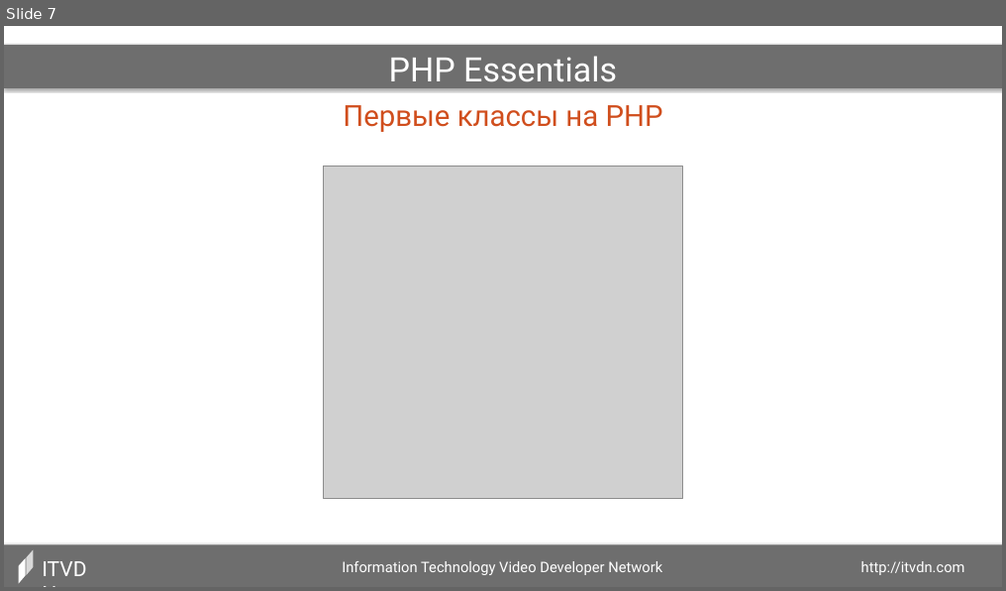
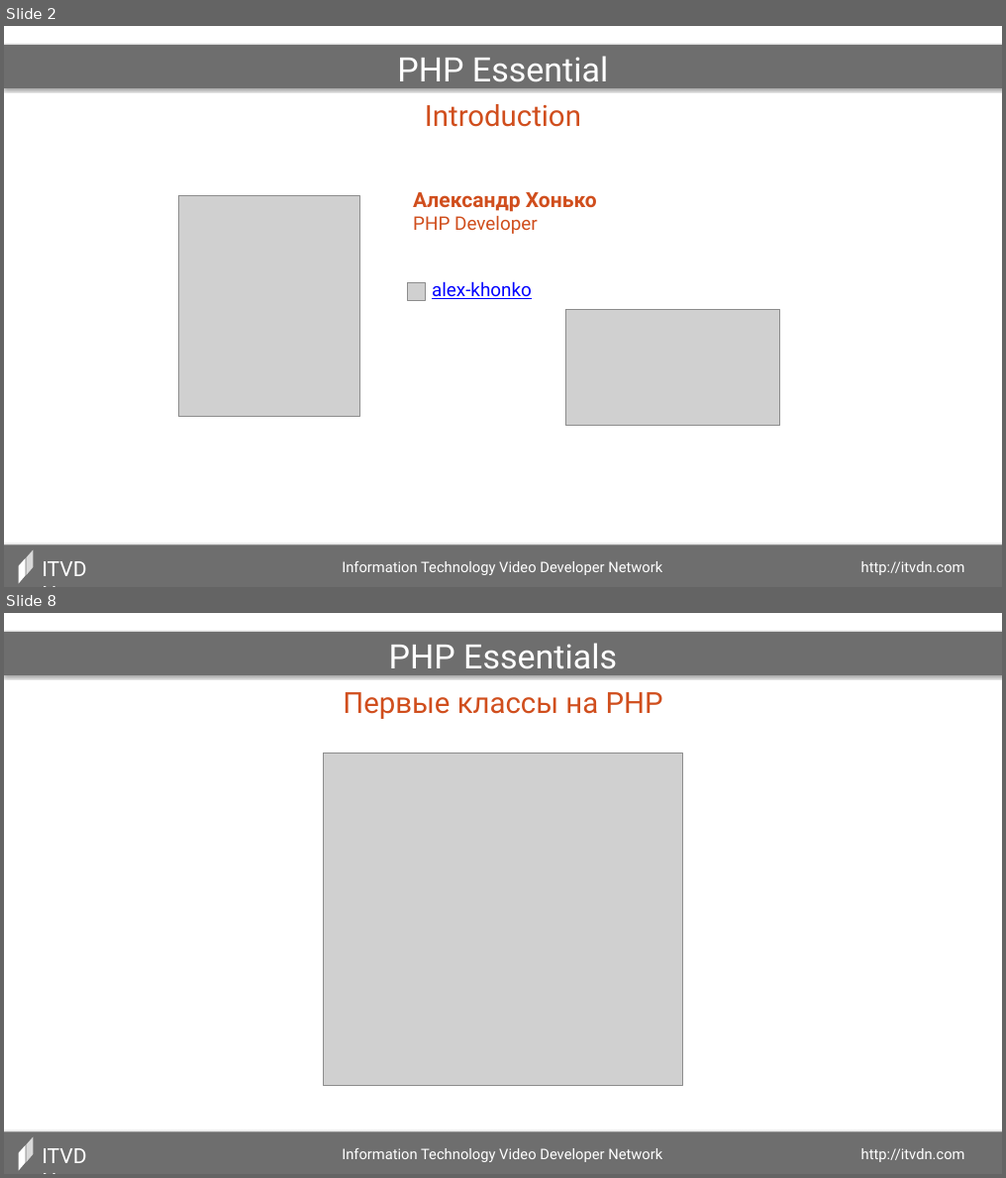
Before and after one commit to dozer111/itvdn, a slide deck: PHP Essentials/002_Контекст вызова. Константы. Статика в PHP ООП/002_Контекст вызова. Константы. Статика в PHP ООП (Презентация).pptx. Shown one above the other, each under a label of ours: slide 7 before the commit, slides 2 and 8 after it; the slides between them are not shown. The pictures are 1006x591 and 1006x1178 pixels, drawn with LibreOffice and Linux fonts; fonts in the diff are those of the drawing; grey boxes stand for pictures. Boxes give left, top, right and bottom in pixels: in the first picture for what was removed or moved away, otherwise in the second. Text is boxed around its words. In the diff, an @@ line names an element or a change of style, - is before the commit and + after.

```diff
--- a/PHP Essentials/002_Контекст вызова. Константы. Статика в PHP ООП/002_Контекст вызова. Константы. Статика в PHP ООП (Презентация).pptx
+++ b/PHP Essentials/002_Контекст вызова. Константы. Статика в PHP ООП/002_Контекст вызова. Константы. Статика в PHP ООП (Презентация).pptx
@@ slide 2 added at bbox=[4, 26, 1002, 587], background #FFFFFF @@
@@ rectangle added at bbox=[4, 45, 1002, 88], fill #6E6E6E @@
@@ text added at bbox=[397, 56, 608, 89], 32.4 pt, text #FFFFFF @@
+PHP Essential
@@ text added at bbox=[425, 104, 581, 127], 28 pt, text #D04E1D @@
+Introduction
@@ picture added at bbox=[178, 196, 359, 417] @@
@@ text added at bbox=[413, 192, 597, 234], 20 pt, text #D04E1D, bold @@
+Александр Хонько
+PHP Developer
@@ picture added at bbox=[407, 282, 426, 301] @@
@@ text added at bbox=[432, 281, 532, 299], 18 pt, text #0000FF, underline @@
+alex-khonko
@@ picture added at bbox=[565, 310, 780, 426] @@
@@ rectangle added at bbox=[4, 546, 1002, 587], fill #6E6E6E @@
@@ freeform shape added at bbox=[19, 559, 26, 584], fill #FFFFFF @@
@@ freeform shape added at bbox=[26, 551, 33, 575], fill #D9D9D9 @@
@@ text added at bbox=[35, 553, 108, 585], 20 pt, text #FFFFFF @@
+ITVDN
@@ text added at bbox=[342, 562, 965, 575], 14 pt, text #FFFFFF @@
+Information Technology Video Developer Network http://itvdn.com
@@ what was slide 7 is now slide 8 @@
```
Also in this commit, not shown: 12 slides changed, 1 other slide added, 14 other files.
